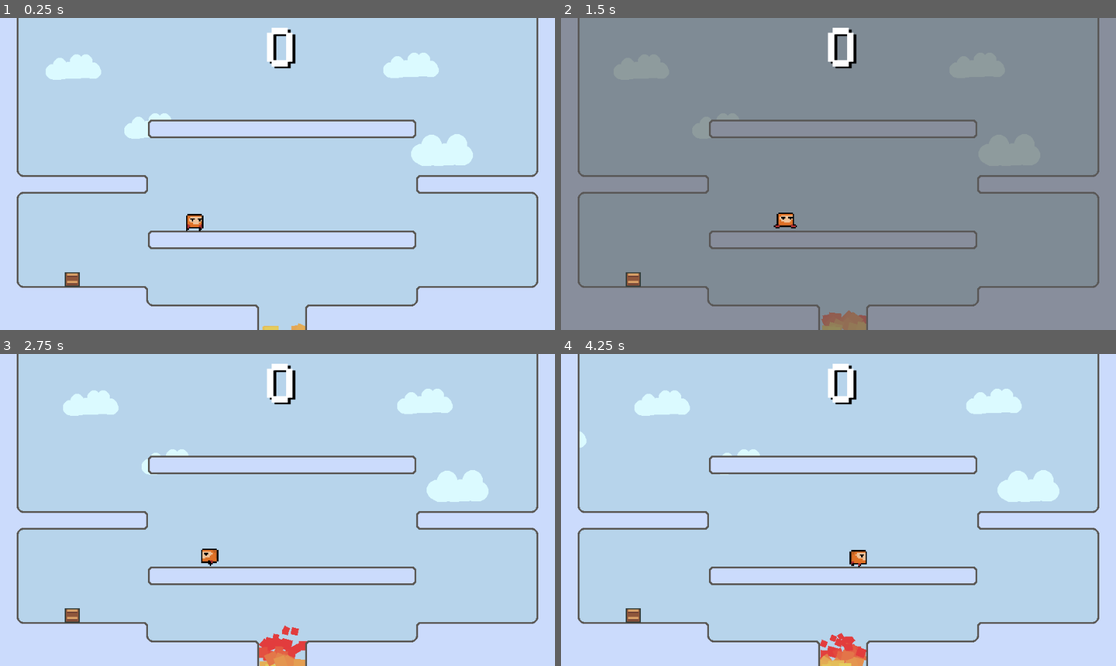
Above: before the commit, frames 1-4 (two rows, left to right).
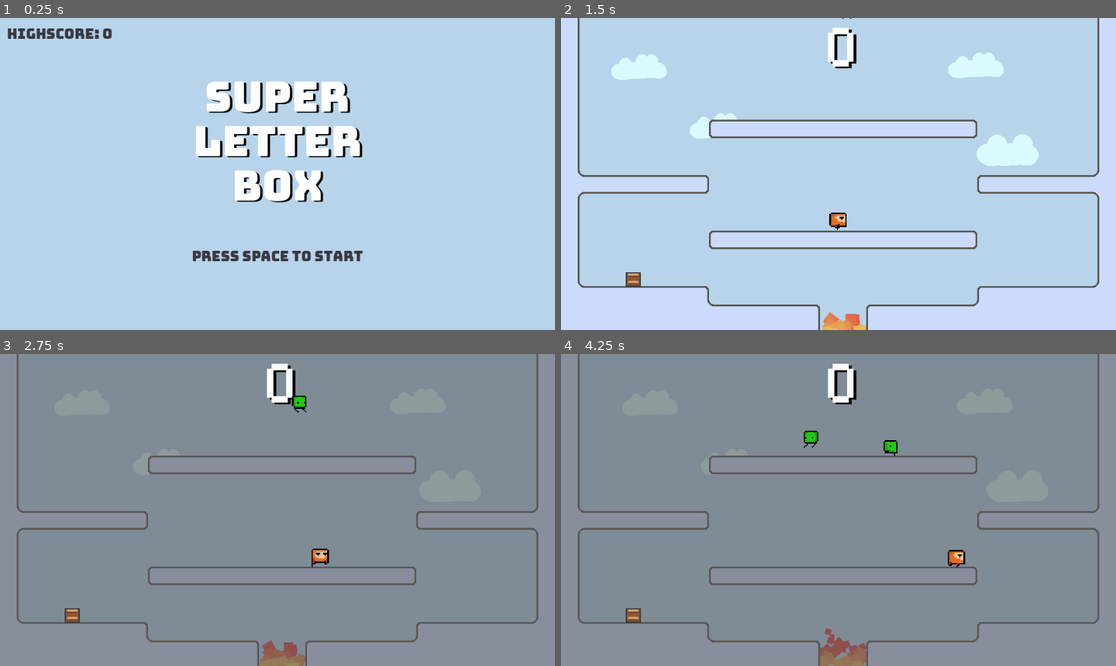
Above: after the commit, the same moments.

Repository: zhimingc/super_scrabble_box
Game: Godot game, scene res://Scenes/MainMenu.tscn
Same seed, same stepped clock (60 frames per second), same inputs: the game is played once before the commit and once after it. Before the commit the project starts from res://Scenes/MainGame.tscn.
Inputs:
- Up to frame 1 (0.25 s): no input
- Up to frame 2 (1.5 s): tap Space (ui_select) at 0.5 s; hold Right (ui_right) from 0.53 s (still down); tap R at 0.6 s; tap Enter (ui_accept) at 0.77, 1.07 s; tap E at 0.8, 1.35 s
- Up to frame 3 (2.75 s): tap Enter (ui_accept) at 1.52, 1.55, 1.82, 2.1 s; release Right (ui_right) at 2.03 s; hold Left (ui_left) from 2.03 s (still down); tap R at 2.3 s
- Up to frame 4 (4.25 s): release Left (ui_left) at 2.78 s; hold Right (ui_right) from 2.78 s (still down); tap R at 2.85 s; tap Enter (ui_accept) at 3.02, 3.32, 3.77, 3.8, 4.07 s; tap E at 3.05, 3.6 s; tap Escape at 4.15 s

The runs differ from the first frame. In frame 1, 13% of the frame differs, in the area x 1-97%, y 0-100%; in frame 2, 97%; in frame 3, 97%; in frame 4, 97%, in the area x 0-100%, y 0-100%.

Commit message:
Added more sound effects and main menu
- Added saving
- Added transition between game and menu

Diff:
--- a/Scenes/MainGame.tscn
+++ b/Scenes/MainGame.tscn
@@ -11,6 +11,13 @@
 [ext_resource path="res://Objects/BG_cloud.tscn" type="PackedScene" id=9]
 [ext_resource path="res://Objects/PitParticles.tscn" type="PackedScene" id=10]
 [ext_resource path="res://Scripts/MainCamera.gd" type="Script" id=11]
+[ext_resource path="res://Scripts/SoundEffects.gd" type="Script" id=12]
+[ext_resource path="res://Audio/jump_0.wav" type="AudioStream" id=13]
+[ext_resource path="res://Audio/pickup_1.wav" type="AudioStream" id=14]
+[ext_resource path="res://Audio/hurt_0.wav" type="AudioStream" id=15]
+[ext_resource path="res://Audio/respawn_0.wav" type="AudioStream" id=16]
+[ext_resource path="res://Audio/enemy_spawn_0.wav" type="AudioStream" id=17]
+[ext_resource path="res://Audio/pew_0.wav" type="AudioStream" id=18]
 
 [sub_resource type="Curve" id=1]
 _data = [ Vector2( 0, 1 ), 0.0, 0.0899796, 0, 0, Vector2( 0.996269, 0.409091 ), -1.35354, 0.0, 0, 0 ]
@@ -40,14 +47,15 @@
 
 [node name="RestartText" type="Label" parent="UI/Restart"]
 margin_left = 348.0
-margin_top = 244.0
+margin_top = 217.0
 margin_right = 611.0
-margin_bottom = 295.0
+margin_bottom = 322.0
 custom_fonts/font = ExtResource( 5 )
 custom_colors/font_color_shadow = Color( 0, 0, 0, 1 )
 custom_constants/shadow_offset_x = 2
 custom_constants/shadow_offset_y = 2
-text = "R to restart"
+text = "R to restart
+Esc to quit"
 align = 1
 valign = 1
 
@@ -112,5 +120,18 @@
 initial_velocity_random = 0.5
 scale_amount = 0.3
 scale_amount_curve = SubResource( 1 )
+
+[node name="SoundEffects" type="AudioStreamPlayer" parent="."]
+stream = ExtResource( 13 )
+script = ExtResource( 12 )
+playerJump = ExtResource( 13 )
+sfxLib = {
+"enemyRespawn": ExtResource( 16 ),
+"enemySpawn": ExtResource( 17 ),
+"hit": ExtResource( 15 ),
+"jump": ExtResource( 13 ),
+"pew": ExtResource( 18 ),
+"pickup": ExtResource( 14 )
+}
 [connection signal="player_die" from="PlayerCharacter" to="." method="_on_PlayerCharacter_player_die"]
 [connection signal="word_attack" from="WordController" to="." method="_on_WordController_word_attack"]
--- /dev/null
+++ b/Scenes/MainMenu.tscn
@@ -0,0 +1,112 @@
+[gd_scene load_steps=8 format=2]
+
+[ext_resource path="res://Fonts/Bungee-Regular.ttf" type="DynamicFontData" id=1]
+[ext_resource path="res://Textures/square_small.png" type="Texture" id=2]
+[ext_resource path="res://Scripts/MainMenu.gd" type="Script" id=3]
+[ext_resource path="res://Scenes/MainGame.tscn" type="PackedScene" id=4]
+
+[sub_resource type="DynamicFont" id=1]
+size = 72
+font_data = ExtResource( 1 )
+
+[sub_resource type="DynamicFont" id=3]
+size = 24
+font_data = ExtResource( 1 )
+
+[sub_resource type="DynamicFont" id=2]
+size = 24
+font_data = ExtResource( 1 )
+
+[node name="MainMenu" type="Node2D"]
+script = ExtResource( 3 )
+gameScn = ExtResource( 4 )
+
+[node name="Control" type="CanvasLayer" parent="."]
+
+[node name="TitleText" type="Label" parent="Control"]
+anchor_left = 0.5
+anchor_top = 0.5
+anchor_right = 0.5
+anchor_bottom = 0.5
+margin_left = -146.0
+margin_top = -170.0
+margin_right = 146.0
+margin_bottom = 55.0
+custom_fonts/font = SubResource( 1 )
+custom_colors/font_color_shadow = Color( 0, 0, 0, 1 )
+custom_constants/shadow_offset_x = 4
+custom_constants/line_spacing = 4
+custom_constants/shadow_offset_y = 2
+text = "SUPER
+LETTER
+BOX"
+align = 1
+__meta__ = {
+"_edit_use_anchors_": false
+}
+
+[node name="HighscoreText" type="Label" parent="Control"]
+margin_left = 12.2433
+margin_top = 14.9641
+margin_right = 304.243
+margin_bottom = 239.964
+custom_fonts/font = SubResource( 3 )
+custom_colors/font_color = Color( 0.223529, 0.215686, 0.254902, 1 )
+custom_constants/shadow_offset_x = 2
+custom_constants/line_spacing = 4
+custom_constants/shadow_offset_y = 2
+custom_constants/shadow_as_outline = 0
+text = "Highscore: 5"
+__meta__ = {
+"_edit_use_anchors_": false
+}
+
+[node name="StartInstruction" type="Label" parent="Control"]
+anchor_left = 0.5
+anchor_top = 1.0
+anchor_right = 0.5
+anchor_bottom = 1.0
+margin_left = -480.0
+margin_top = -140.0
+margin_right = 480.0
+margin_bottom = -115.0
+custom_fonts/font = SubResource( 3 )
+custom_colors/font_color = Color( 0.223529, 0.215686, 0.254902, 1 )
+custom_constants/shadow_offset_x = 2
+custom_constants/line_spacing = 4
+custom_constants/shadow_offset_y = 2
+custom_constants/shadow_as_outline = 0
+text = "Press space to start"
+align = 1
+valign = 1
+__meta__ = {
+"_edit_use_anchors_": false
+}
+
+[node name="StartButton" type="Button" parent="Control"]
+visible = false
+anchor_left = 0.5
+anchor_top = 1.0
+anchor_right = 0.5
+anchor_bottom = 1.0
+margin_left = -75.0
+margin_top = -140.0
+margin_right = 75.0
+margin_bottom = -89.9998
+custom_fonts/font = SubResource( 2 )
+text = "Start"
+__meta__ = {
+"_edit_use_anchors_": false
+}
+
+[node name="BG" type="TextureRect" parent="."]
+modulate = Color( 0.7176, 0.832293, 0.92, 1 )
+show_behind_parent = true
+margin_right = 965.0
+margin_bottom = 547.0
+texture = ExtResource( 2 )
+expand = true
+__meta__ = {
+"_edit_lock_": true
+}
+[connection signal="button_up" from="Control/StartButton" to="." method="_on_StartButton_button_up"]
--- a/Scripts/BasicEnemy.gd
+++ b/Scripts/BasicEnemy.gd
@@ -62,6 +62,7 @@
 	velocity.y -= deathForce * accelScale
 	set_targeted(false)
 	emit_signal("got_hit")
+	GlobalConstants.emit_signal("play_sfx", "hit")
 
 func die():
 	queue_free()
--- a/Scripts/GlobalConstants.gd
+++ b/Scripts/GlobalConstants.gd
@@ -1,5 +1,6 @@
 extends Node
 
+var highscore = 0
 var gravity = 9.8
 var isVowelWindow = [ false, true ]
 var letterPool = []
@@ -33,8 +34,9 @@
 ]
 
 var vowels = [ "A", "E", "I", "O", "U" ]
+var dict : Dictionary
 
-var dict : Dictionary
+signal play_sfx(sfx)
 
 func populate_letterPool():
 	for i in GlobalConstants.letterCounts.size():
--- a/Scripts/LetterBox.gd
+++ b/Scripts/LetterBox.gd
@@ -30,6 +30,7 @@
 		body.add_letter(letter)
 		queue_free()
 		emit_signal("collected")
+		GlobalConstants.emit_signal("play_sfx", "pickup")
 
 
 func get_letter_from_pool():
--- a/Scripts/MainGame.gd
+++ b/Scripts/MainGame.gd
@@ -40,18 +40,24 @@
 	update_bg(delta)
 
 func _unhandled_key_input(event):
-	return # deactivates debug
 	if !event.echo:
 		if event.pressed:
+			if event.scancode == KEY_R:
+				if gameover:
+					reload_game()
+			if event.scancode == KEY_ESCAPE:
+				if GlobalConstants.highscore < score:
+					GlobalConstants.highscore = score
+				get_tree().change_scene("res://Scenes/MainMenu.tscn")
+
+			#return # deactivates debug
 			if event.scancode == KEY_T:
 				debug_spawn_player()
 			if event.scancode == KEY_E:
 				spawn_enemy()
-			if event.scancode == KEY_R:
-				if gameover:
-					reload_game()
 			if event.scancode == KEY_S:
-				$MainCamera.trigger_shake_cam(0.25)
+				$SoundEffects.play_sound("jump")
+				#$MainCamera.trigger_shake_cam(0.25)
 
 func reload_game():
 	get_tree().reload_current_scene()
@@ -67,6 +73,7 @@
 	newEnemy.connect("respawn", self, "respawn_enemy")
 	newEnemy.connect("got_hit", self, "trigger_cam_shake")
 	add_child(newEnemy, true)
+	$SoundEffects.play_sound("enemySpawn")
 	if $EnemyTimer.wait_time > 2.5:
 		$EnemyTimer.wait_time -= 0.25
 
@@ -76,6 +83,7 @@
 func respawn_enemy(obj):
 	obj.position = $Spawner.position
 	obj.set_buff()
+	$SoundEffects.play_sound("enemyRespawn")
 
 func spawn_letterBox():
 	var spawnIdx = 0
@@ -111,3 +119,12 @@
 func _on_PlayerCharacter_player_die():
 	gameover = true
 	$UI/Restart.visible = true
+	saveData()
+
+func saveData():
+	if GlobalConstants.highscore < score:
+		var saveData = File.new()
+		saveData.open("user://data.save", File.WRITE)
+		var savedScore = { "highscore": score }
+		saveData.store_line(to_json(savedScore))
+		saveData.close()
--- /dev/null
+++ b/Scripts/MainMenu.gd
@@ -0,0 +1,31 @@
+extends Node2D
+
+export (PackedScene) var gameScn
+
+var loadedScore = 0
+
+func _ready():
+	loadData()
+	if loadedScore > GlobalConstants.highscore:
+		GlobalConstants.highscore = loadedScore
+	$Control/HighscoreText.text = "Highscore: " + String(GlobalConstants.highscore)
+
+func loadData():
+	loadedScore = 0
+	var saveData = File.new()
+	if saveData.file_exists("user://data.save"):
+		saveData.open("user://data.save", File.READ)
+		var data = parse_json(saveData.get_line())
+		loadedScore = data["highscore"]
+		print(loadedScore)
+		saveData.close()
+
+func _process(delta):
+	if Input.is_action_just_pressed("ui_accept"):
+		start_game()
+
+func start_game():
+	get_tree().change_scene_to(gameScn)
+
+func _on_StartButton_button_up():
+	start_game()
--- a/Scripts/PlayerCharacter.gd
+++ b/Scripts/PlayerCharacter.gd
@@ -61,6 +61,10 @@
 	if abs(velocity.x) > 0:
 		$PC_Sprite.flip_h = velocity.x < 0
 
+func _process(delta):
+	if position.y > get_viewport_rect().size.y + 25:
+		die()
+
 func update_jump_forces(delta):
 	if is_on_ceiling():
 		velocity.y *= 0.75
@@ -70,6 +74,7 @@
 
 func jump():
 	acceleration.y -= jumpForce
+	GlobalConstants.emit_signal("play_sfx", "jump")
 
 func die():
 	queue_free()
--- /dev/null
+++ b/Scripts/SoundEffects.gd
@@ -0,0 +1,14 @@
+extends AudioStreamPlayer
+
+export var playerJump : AudioStream
+export var sfxLib : Dictionary
+
+func _ready():
+	GlobalConstants.connect("play_sfx", self, "play_sound")
+
+func play_sound(sfx):
+	if sfxLib.has(sfx):
+		set_stream(sfxLib[sfx])
+		play()
+	else:
+		print("No sound effect called: " + sfx)
--- a/Scripts/WordController.gd
+++ b/Scripts/WordController.gd
@@ -168,3 +168,4 @@
 		newAttack.init(enemies[i], word[i])
 		add_child(newAttack)
 		enemies[i].isTargeted = true
+		GlobalConstants.emit_signal("play_sfx", "pew")
--- a/project.godot
+++ b/project.godot
@@ -21,7 +21,7 @@
 [application]
 
 config/name="Super Letter Box"
-run/main_scene="res://Scenes/MainGame.tscn"
+run/main_scene="res://Scenes/MainMenu.tscn"
 config/icon="res://icon.png"
 
 [autoload]
Not shown, added: Audio/enemy_spawn_0.wav.import
Not shown, added: Audio/hurt_0.wav.import
Not shown, added: Audio/jump_0.wav.import
Not shown, added: Audio/pew_0.wav.import
Not shown, added: Audio/pickup_0.wav.import
Not shown, added: Audio/pickup_1.wav.import
Not shown, added: Audio/respawn_0.wav.import
Not shown: 1 places in Scenes/MainGame.tscn that only renumber resources
Not shown, added: Audio/enemy_spawn_0.wav
Not shown, added: Audio/hurt_0.wav
Not shown, added: Audio/jump_0.wav
Not shown, added: Audio/pew_0.wav
(and 3 more such lines)
